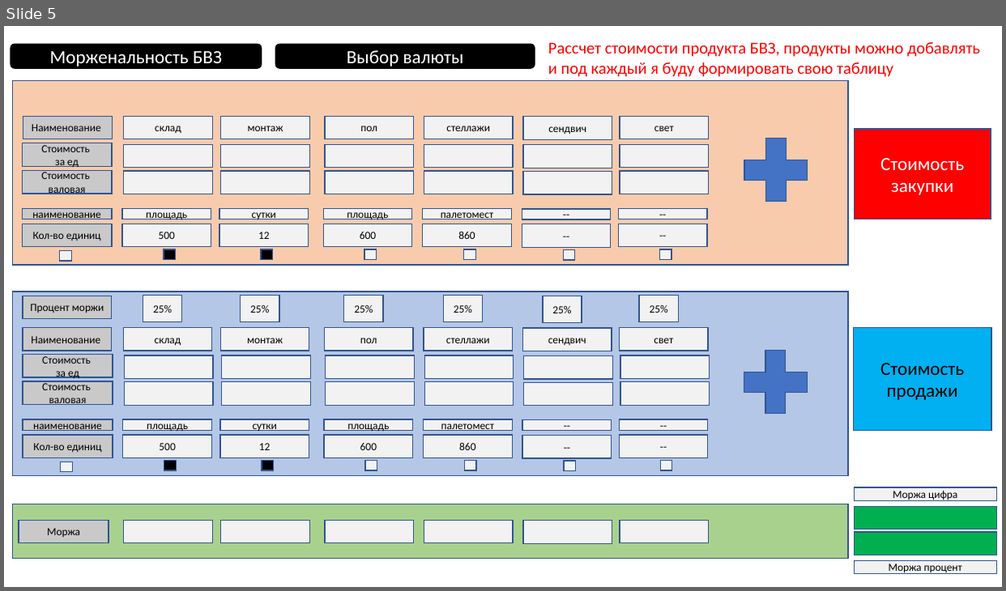
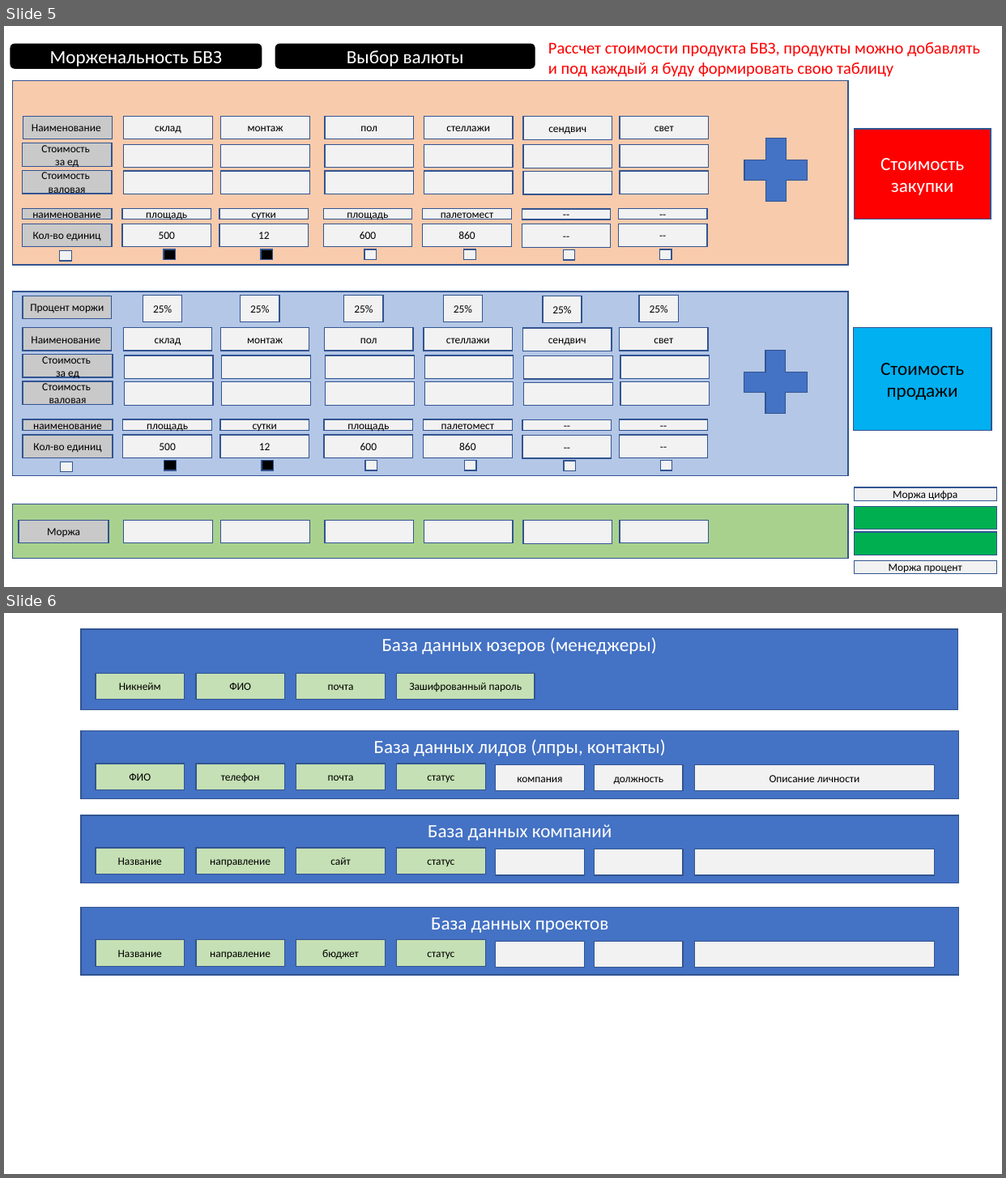
Before and after one commit to Anfibik/SalesHeloer, a slide deck: Project Design/Дизайн приложения.pptx. Shown one above the other, each under a label of ours: slide 5 before the commit, slides 5 and 6 after it. The pictures are 1006x591 and 1006x1178 pixels, drawn with LibreOffice and Linux fonts; fonts in the diff are those of the drawing. Boxes give left, top, right and bottom in pixels: in the first picture for what was removed or moved away, otherwise in the second. Text is boxed around its words. In the diff, an @@ line names an element or a change of style, - is before the commit and + after.

```diff
--- a/Project Design/Дизайн приложения.pptx
+++ b/Project Design/Дизайн приложения.pptx
@@ slide 6 added at (4,613,1002,1174), background #FFFFFF @@
@@ rectangle added at (81,629,958,710), fill #4472C4, outline #325491 1 pt, 18 pt, text #FFFFFF @@
+База данных юзеров (менеджеры)
@@ rectangle added at (96,673,185,699), fill #C5E0B4, outline #325491 1 pt, 10.5 pt, text #000000 @@
+Никнейм
@@ rectangle added at (196,673,285,699), fill #C5E0B4, outline #325491 1 pt, 10.5 pt, text #000000 @@
+ФИО
@@ rectangle added at (296,673,385,699), fill #C5E0B4, outline #325491 1 pt, 10.5 pt, text #000000 @@
+почта
@@ rectangle added at (397,673,535,699), fill #C5E0B4, outline #325491 1 pt, 10.5 pt, text #000000 @@
+Зашифрованный пароль
@@ rectangle added at (81,731,959,798), fill #4472C4, outline #325491 1 pt, 18 pt, text #FFFFFF @@
+База данных лидов (лпры, контакты)
@@ rectangle added at (96,764,185,790), fill #C5E0B4, outline #325491 1 pt, 10.5 pt, text #000000 @@
+ФИО
@@ rectangle added at (196,764,285,790), fill #C5E0B4, outline #325491 1 pt, 10.5 pt, text #000000 @@
+телефон
@@ rectangle added at (296,764,385,790), fill #C5E0B4, outline #325491 1 pt, 10.5 pt, text #000000 @@
+почта
@@ rectangle added at (397,764,486,790), fill #C5E0B4, outline #325491 1 pt, 10.5 pt, text #000000 @@
+статус
@@ rectangle added at (495,765,584,791), fill #F2F2F2, outline #325491 1 pt, 10.5 pt, text #000000 @@
+компания
@@ rectangle added at (594,765,683,791), fill #F2F2F2, outline #325491 1 pt, 10.5 pt, text #000000 @@
+должность
@@ rectangle added at (695,765,936,791), fill #F2F2F2, outline #325491 1 pt, 10.5 pt, text #000000 @@
+Описание личности
@@ rectangle added at (81,815,959,884), fill #4472C4, outline #325491 1 pt, 18 pt, text #FFFFFF @@
+База данных компаний
@@ rectangle added at (96,848,185,875), fill #C5E0B4, outline #325491 1 pt, 10.5 pt, text #000000 @@
+Название
@@ rectangle added at (196,848,285,875), fill #C5E0B4, outline #325491 1 pt, 10.5 pt, text #000000 @@
+направление
@@ rectangle added at (296,848,385,875), fill #C5E0B4, outline #325491 1 pt, 10.5 pt, text #000000 @@
+сайт
@@ rectangle added at (397,848,486,875), fill #C5E0B4, outline #325491 1 pt, 10.5 pt, text #000000 @@
+статус
@@ rectangle added at (495,850,584,875), fill #F2F2F2, outline #325491 1 pt @@
@@ rectangle added at (594,850,683,875), fill #F2F2F2, outline #325491 1 pt @@
@@ rectangle added at (695,850,936,875), fill #F2F2F2, outline #325491 1 pt @@
@@ rectangle added at (81,908,959,975), fill #4472C4, outline #325491 1 pt, 18 pt, text #FFFFFF @@
+База данных проектов
@@ rectangle added at (96,940,185,966), fill #C5E0B4, outline #325491 1 pt, 10.5 pt, text #000000 @@
+Название
@@ rectangle added at (196,940,285,966), fill #C5E0B4, outline #325491 1 pt, 10.5 pt, text #000000 @@
+направление
@@ rectangle added at (296,940,385,966), fill #C5E0B4, outline #325491 1 pt, 10.5 pt, text #000000 @@
+бюджет
@@ rectangle added at (397,940,486,966), fill #C5E0B4, outline #325491 1 pt, 10.5 pt, text #000000 @@
+статус
@@ rectangle added at (495,942,584,968), fill #F2F2F2, outline #325491 1 pt @@
@@ rectangle added at (594,942,683,968), fill #F2F2F2, outline #325491 1 pt @@
@@ rectangle added at (695,942,936,968), fill #F2F2F2, outline #325491 1 pt @@
```
Also in this commit, not shown: 14 other files.
